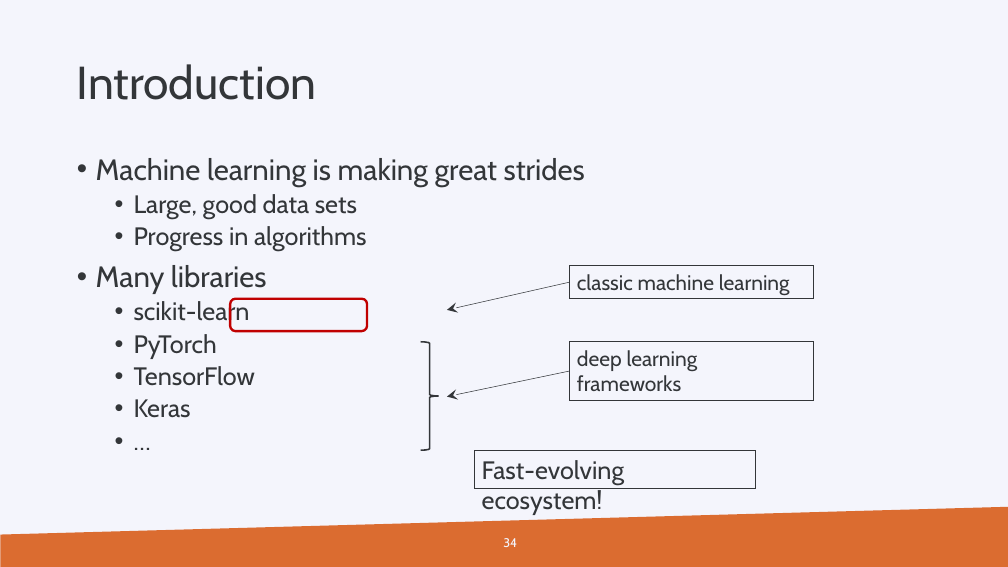
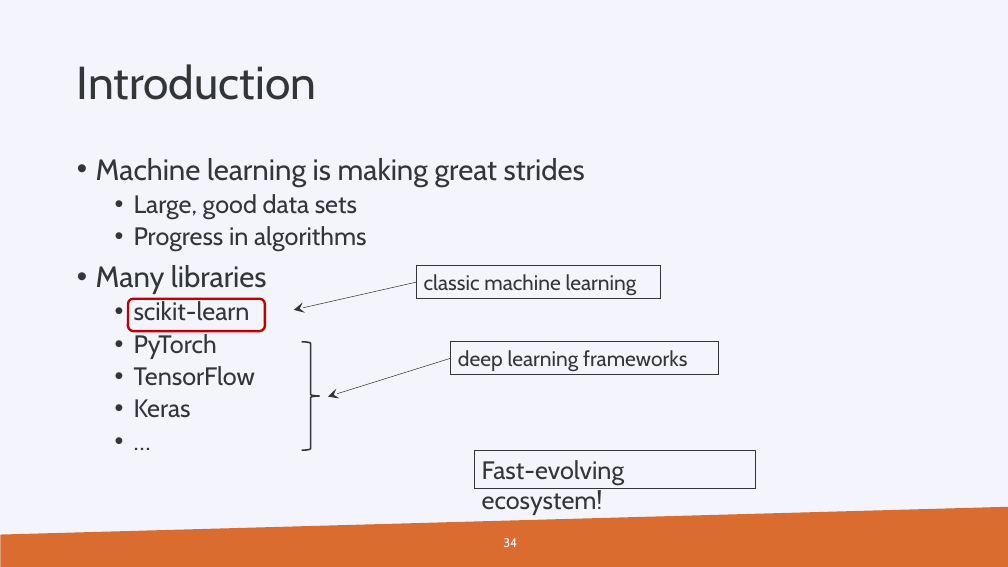
Before and after one commit to gjbex/Machine-learning-with-Python, a slide deck: slide 34 of python_for_machine_learning.pptx. Drawn at 1008x567 pixels with LibreOffice and Linux fonts; fonts in the diff are those of the drawing; background and template pictures are left out. Boxes give left, top, right and bottom in pixels: in the first picture for what was removed or moved away, otherwise in the second. Text is boxed around its words. In the diff, an @@ line names an element or a change of style, - is before the commit and + after.

```diff
--- a/python_for_machine_learning.pptx
+++ b/python_for_machine_learning.pptx
@@ rectangle "classic machine learning": place and size @@
-rectangle "classic machine learning" at bbox=[569, 265, 814, 299]
+rectangle "classic machine learning" at bbox=[417, 265, 661, 299]
@@ rounded rectangle: place and size @@
-rounded rectangle at bbox=[230, 299, 367, 331]
+rounded rectangle at bbox=[128, 299, 265, 331]
@@ arrow moved from (569, 282) - (447, 310) to (417, 282) - (293, 310) @@
@@ right brace: place and size @@
-right brace at bbox=[420, 342, 439, 450]
+right brace at bbox=[302, 342, 320, 450]
@@ arrow moved from (569, 371) - (447, 397) to (451, 358) - (328, 397) @@
@@ rectangle "deep learning frameworks": place and size @@
-rectangle "deep learning frameworks" at bbox=[569, 342, 814, 400]
+rectangle "deep learning frameworks" at bbox=[451, 342, 718, 375]
```
Also in this commit, not shown: 15 other slides changed.
